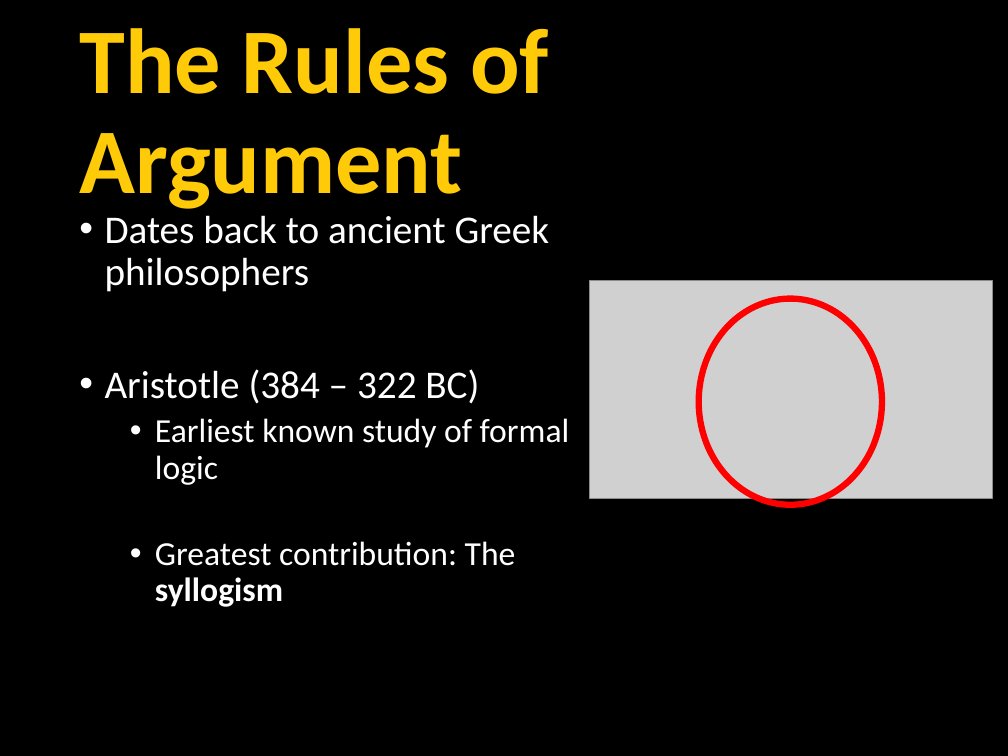
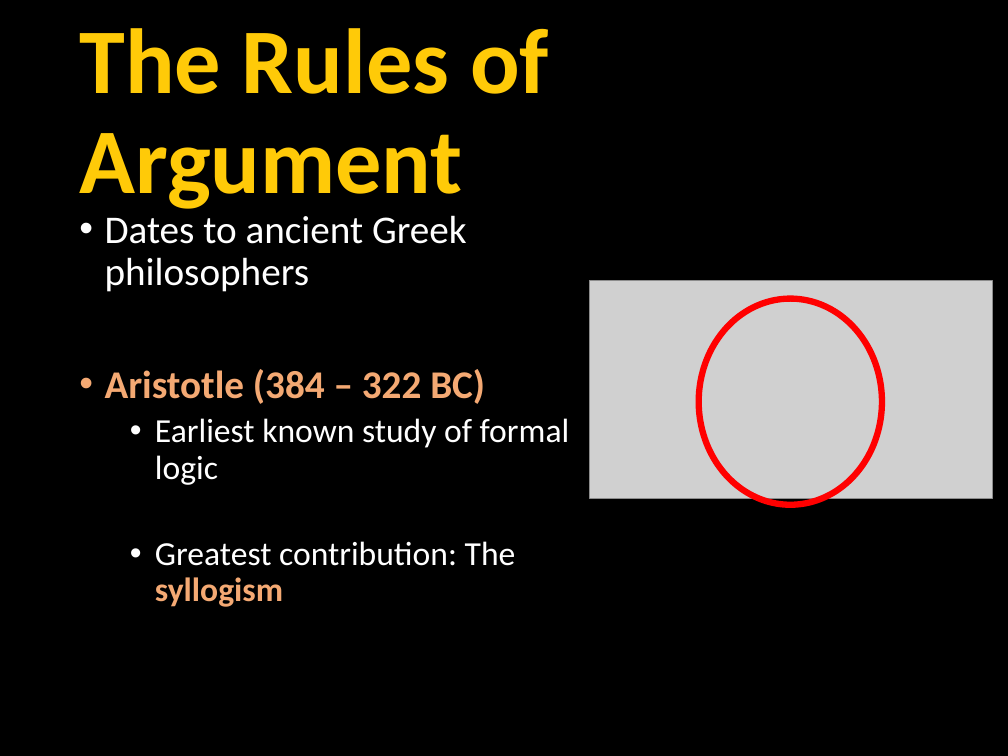
Before and after one commit to npm27/Teaching-Materials, a slide deck: slide 14 of Writing Fall 23/Slides/7 Week 7 -- Analyzing Evidence and Interpretting Results.pptx (slide 15 before the commit). Drawn at 1008x756 pixels with LibreOffice and Linux fonts; fonts in the diff are those of the drawing; grey boxes stand for pictures. Boxes give left, top, right and bottom in pixels: in the first picture for what was removed or moved away, otherwise in the second. Text is boxed around its words. In the diff, an @@ line names an element or a change of style, - is before the commit and + after.

```diff
--- a/Writing Fall 23/Slides/7 Week 7 -- Analyzing Evidence and Interpretting Results.pptx
+++ b/Writing Fall 23/Slides/7 Week 7 -- Analyzing Evidence and Interpretting Results.pptx
@@ text at [105,215,467,292]: text changed @@
-• Dates back to ancient Greek philosophers
+• Dates to ancient Greek philosophers
@@ text at [105,369,516,607]: text colour #FFFFFF to #F4A973 in "Aristotle (384 – 322 BC)", "syllogism"; bold on in "Aristotle (384 – 322 BC)" @@
```
Also in this commit, not shown: 16 other slides changed, 12 slides removed, 2 other files.
